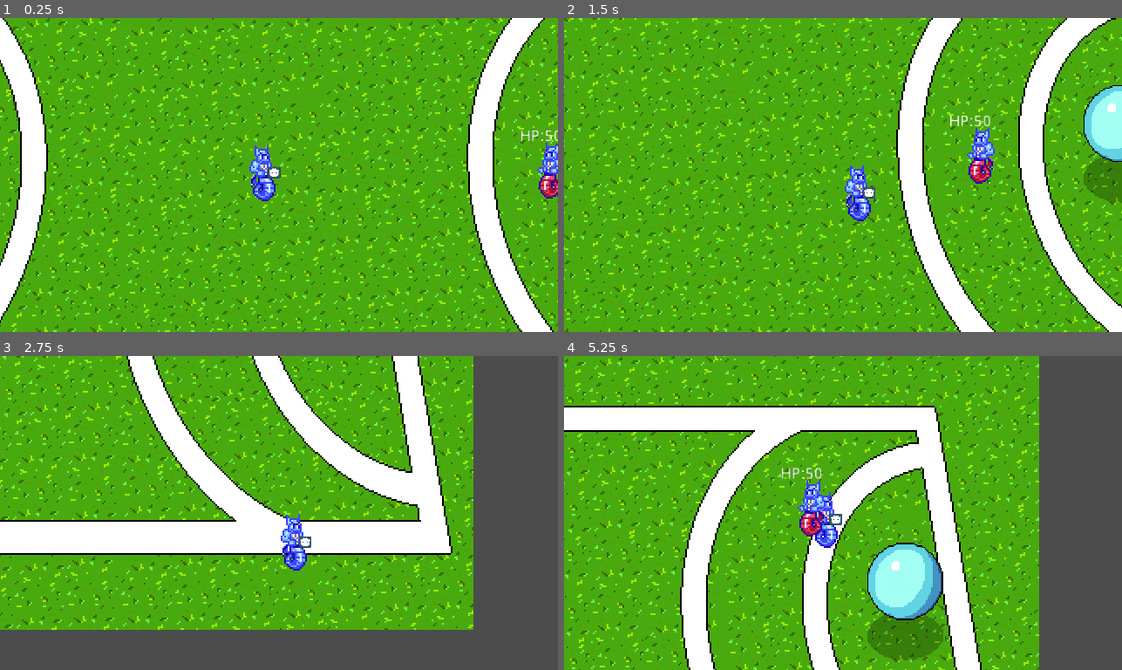
Above: before the commit, frames 1-4 (two rows, left to right).
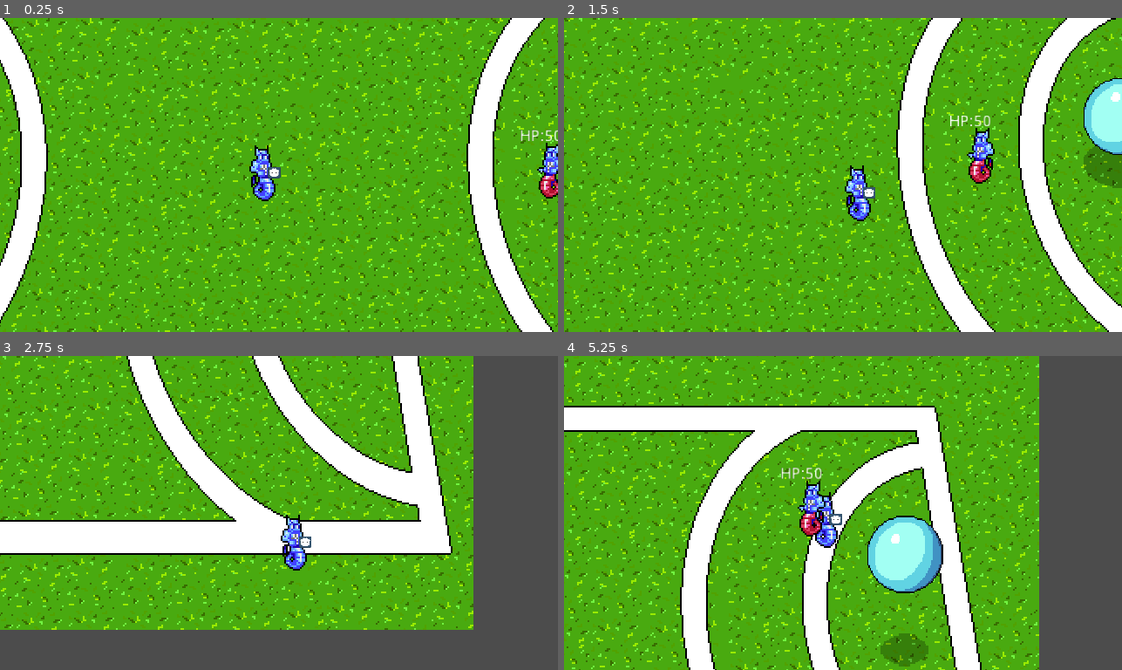
Above: after the commit, the same moments.

Repository: gamkedo-la/Elementaball
Game: Godot game, scene res://Node2D.tscn
Same seed, same stepped clock (60 frames per second), same inputs: the game is played once before the commit and once after it.
Inputs:
- Up to frame 1 (0.25 s): no input
- Up to frame 2 (1.5 s): hold Right (ui_right) 0.53-1.28 s; hold Down (ui_down) from 1.28 s (still down)
- Up to frame 3 (2.75 s): release Down (ui_down) at 2.03 s; hold Right (ui_right) from 2.03 s (still down)
- Up to frame 4 (5.25 s): release Right (ui_right) at 2.78 s; hold Up (ui_up) 2.78-3.53 s; hold Left (ui_left) 3.53-5.03 s; hold Down (ui_down) from 5.03 s (still down)

The runs differ from the first frame. In frame 1, 0.3% of the frame differs, in the area x 44-100%, y 39-59%; in frame 2, 1.5%; in frame 3, 0.2%; in frame 4, 4.5%, in the area x 41-68%, y 39-99%.

Commit message:
Animated goals (and add enemy goal)

Diff:
--- a/Field and Equipment/Goal.tscn
+++ b/Field and Equipment/Goal.tscn
@@ -1,15 +1,57 @@
-[gd_scene load_steps=3 format=2]
+[gd_scene load_steps=12 format=2]
 
-[ext_resource path="res://Art/Sprites/goal_placeholder.png" type="Texture" id=1]
+[ext_resource path="res://Art/Sprites/goal.png" type="Texture" id=1]
+
+[sub_resource type="AtlasTexture" id=2]
+atlas = ExtResource( 1 )
+region = Rect2( 0, 0, 64, 128 )
+
+[sub_resource type="AtlasTexture" id=3]
+atlas = ExtResource( 1 )
+region = Rect2( 64, 0, 64, 128 )
+
+[sub_resource type="AtlasTexture" id=4]
+atlas = ExtResource( 1 )
+region = Rect2( 128, 0, 64, 128 )
+
+[sub_resource type="AtlasTexture" id=5]
+atlas = ExtResource( 1 )
+region = Rect2( 192, 0, 64, 128 )
+
+[sub_resource type="AtlasTexture" id=6]
+atlas = ExtResource( 1 )
+region = Rect2( 256, 0, 64, 128 )
+
+[sub_resource type="AtlasTexture" id=7]
+atlas = ExtResource( 1 )
+region = Rect2( 320, 0, 64, 128 )
+
+[sub_resource type="AtlasTexture" id=8]
+atlas = ExtResource( 1 )
+region = Rect2( 384, 0, 64, 128 )
+
+[sub_resource type="AtlasTexture" id=9]
+atlas = ExtResource( 1 )
+region = Rect2( 448, 0, 64, 128 )
+
+[sub_resource type="SpriteFrames" id=10]
+animations = [ {
+"frames": [ SubResource( 2 ), SubResource( 3 ), SubResource( 4 ), SubResource( 5 ), SubResource( 6 ), SubResource( 7 ), SubResource( 8 ), SubResource( 9 ) ],
+"loop": true,
+"name": "default",
+"speed": 5.0
+} ]
 
 [sub_resource type="CircleShape2D" id=1]
 radius = 29.9143
 
-[node name="Goal" type="Sprite"]
+[node name="Goal" type="AnimatedSprite"]
 modulate = Color( 0, 1, 1, 1 )
 position = Vector2( 288.414, 53.1205 )
 scale = Vector2( 0.75, 0.75 )
-texture = ExtResource( 1 )
+frames = SubResource( 10 )
+frame = 3
+playing = true
 
 [node name="Goal" type="StaticBody2D" parent="."]
 collision_layer = 0
--- a/Node2D.tscn
+++ b/Node2D.tscn
@@ -7,6 +7,47 @@
 [ext_resource path="res://Field and Equipment/Goal.tscn" type="PackedScene" id=5]
 [ext_resource path="res://Field and Equipment/ParallaxBackground.tscn" type="PackedScene" id=6]
 [ext_resource path="res://Scene Controller.gd" type="Script" id=7]
+[ext_resource path="res://Art/Sprites/enemy_goal.png" type="Texture" id=8]
+
+[sub_resource type="AtlasTexture" id=3]
+atlas = ExtResource( 8 )
+region = Rect2( 0, 0, 64, 128 )
+
+[sub_resource type="AtlasTexture" id=4]
+atlas = ExtResource( 8 )
+region = Rect2( 64, 0, 64, 128 )
+
+[sub_resource type="AtlasTexture" id=5]
+atlas = ExtResource( 8 )
+region = Rect2( 128, 0, 64, 128 )
+
+[sub_resource type="AtlasTexture" id=6]
+atlas = ExtResource( 8 )
+region = Rect2( 192, 0, 64, 128 )
+
+[sub_resource type="AtlasTexture" id=7]
+atlas = ExtResource( 8 )
+region = Rect2( 256, 0, 64, 128 )
+
+[sub_resource type="AtlasTexture" id=8]
+atlas = ExtResource( 8 )
+region = Rect2( 320, 0, 64, 128 )
+
+[sub_resource type="AtlasTexture" id=9]
+atlas = ExtResource( 8 )
+region = Rect2( 384, 0, 64, 128 )
+
+[sub_resource type="AtlasTexture" id=10]
+atlas = ExtResource( 8 )
+region = Rect2( 448, 0, 64, 128 )
+
+[sub_resource type="SpriteFrames" id=2]
+animations = [ {
+"frames": [ SubResource( 3 ), SubResource( 4 ), SubResource( 5 ), SubResource( 6 ), SubResource( 7 ), SubResource( 8 ), SubResource( 9 ), SubResource( 10 ) ],
+"loop": true,
+"name": "default",
+"speed": 5.0
+} ]
 
 [sub_resource type="CircleShape2D" id=1]
 radius = 42.2346
@@ -30,7 +71,15 @@
 [node name="Goal" parent="." instance=ExtResource( 5 )]
 modulate = Color( 1, 1, 1, 1 )
 show_behind_parent = true
-position = Vector2( 402.689, 78.6354 )
+position = Vector2( 402.689, 63.1582 )
+frame = 5
+
+[node name="Enemy Goal" parent="." instance=ExtResource( 5 )]
+modulate = Color( 1, 1, 1, 1 )
+show_behind_parent = true
+position = Vector2( -85.4805, 63.1582 )
+frames = SubResource( 2 )
+frame = 2
 
 [node name="Enemy" parent="." instance=ExtResource( 4 )]
 position = Vector2( 321.877, 72.8196 )
Binary file changed: Art/Sprites/blue_enemy_16x32.png
Binary file changed: Art/Sprites/blue_player_prototype.png
Binary file added: Art/Sprites/enemy_goal.png
Not shown, added: Art/Sprites/enemy_goal.png.import
Binary file added: Art/Sprites/goal.png
Not shown, added: Art/Sprites/goal.png.import
Binary file changed: Art/Sprites/goal_aseprite_project.aseprite
Not shown: 1 places in Node2D.tscn that only renumber resources
